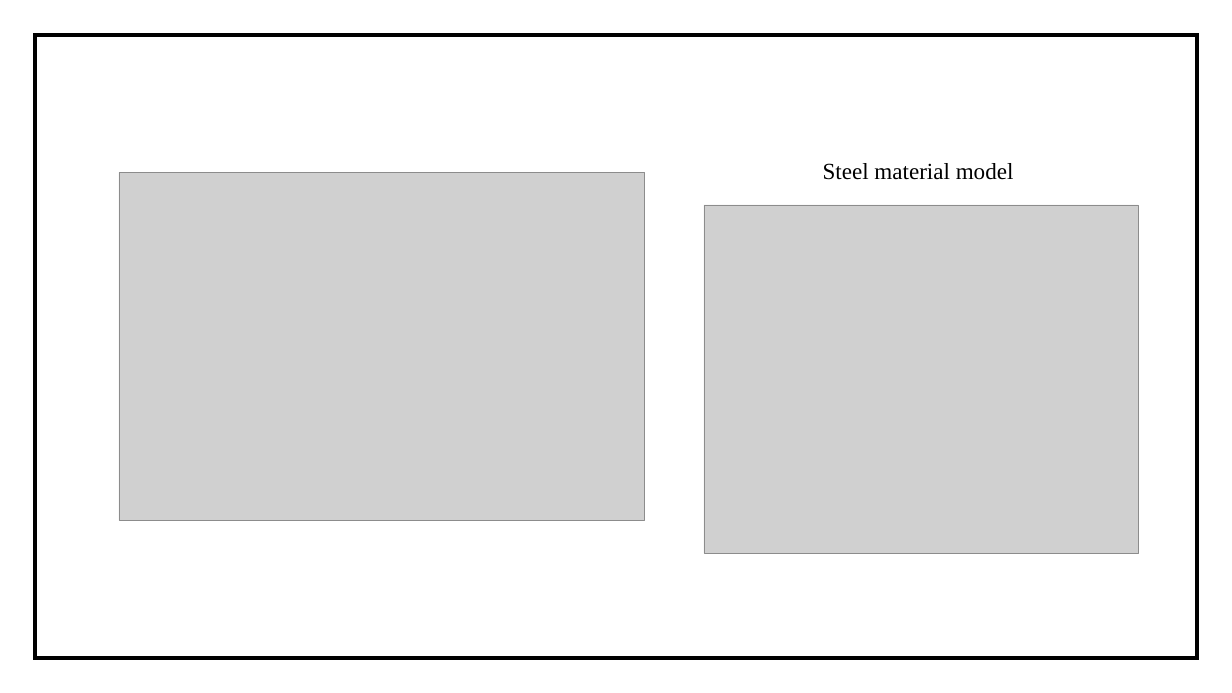
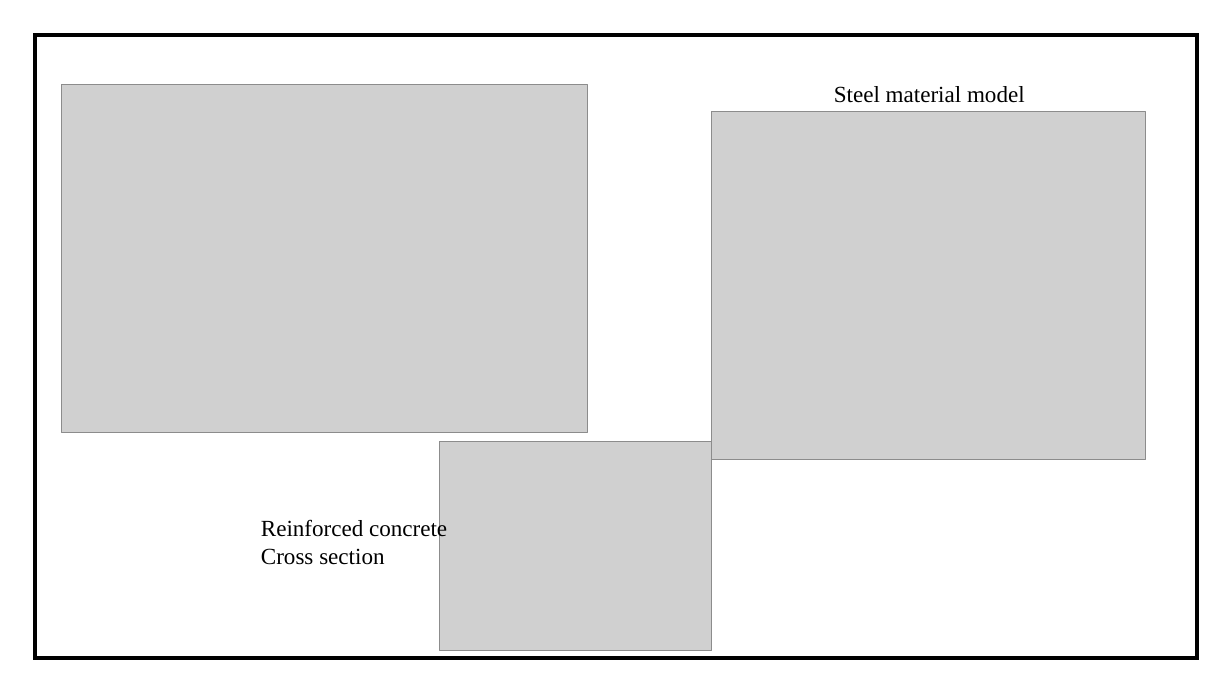
Before and after one commit to imsuneth/FEM, a slide deck: slide 5 of Documentations/Mid evaluation presentation/FINITE ELEMENT BASED STRUCTURAL ANALYSIS.pptx. Drawn at 1232x693 pixels with LibreOffice and Linux fonts; fonts in the diff are those of the drawing; grey boxes stand for pictures. Boxes give left, top, right and bottom in pixels: in the first picture for what was removed or moved away, otherwise in the second. Text is boxed around its words. In the diff, an @@ line names an element or a change of style, - is before the commit and + after.

Commit message:
final  ppt

```diff
--- a/Documentations/Mid evaluation presentation/FINITE ELEMENT BASED STRUCTURAL ANALYSIS.pptx
+++ b/Documentations/Mid evaluation presentation/FINITE ELEMENT BASED STRUCTURAL ANALYSIS.pptx
@@ picture: place and size @@
-picture at bbox=[119, 173, 645, 521]
+picture at bbox=[61, 85, 587, 433]
@@ text "Steel material model": place and size @@
-text "Steel material model" at bbox=[823, 163, 1014, 180]
+text "Steel material model" at bbox=[834, 86, 1025, 103]
@@ picture: place and size @@
-picture at bbox=[704, 205, 1139, 554]
+picture at bbox=[712, 112, 1146, 460]
@@ picture added at bbox=[440, 442, 712, 651] @@
@@ text added at bbox=[261, 518, 447, 565], 18 pt, text #000000 @@
+Reinforced concrete
+Cross section
```
Also in this commit, not shown: 2 other slides changed, 2 other files.
